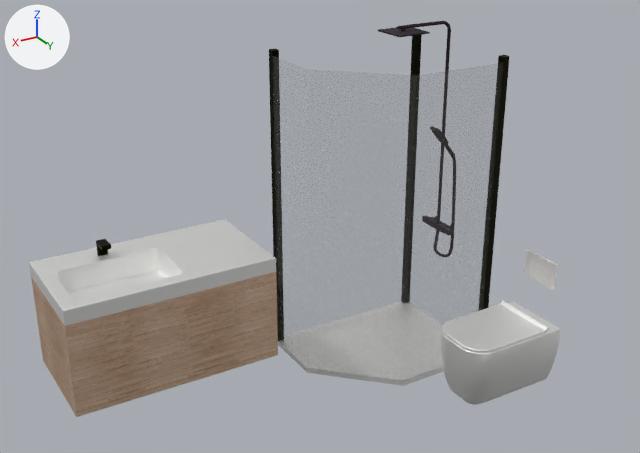
Before and after pictures for a commit that changed the glTF model public/3dmodels/bathroom-f2.glb.
One viewpoint serves both versions: a 50 mm lens placed at (2.03, 3.48, 2.84), pointed at (-0.07, -0.02, 1.09). The axes (+X, +Y, +Z) are drawn at upper left. The lights are the same throughout. The picture after the commit comes second. Where no turn or scale is listed for an object, it has been applied to the vertices. Vertices at exactly the same position are counted once.

The first picture shows 'Body1.001', 'Body2.001', 'Body3.001', 'Body4.001', 'Body5.001', 'douche-bar-1 (1)', 'douche-bar-2 (1)', 'douche-bar-3 (1)', 'douche-glass (1)', 'douche-ground (1)', 'faucet', 'sink', 'sink-box' and 2 more.
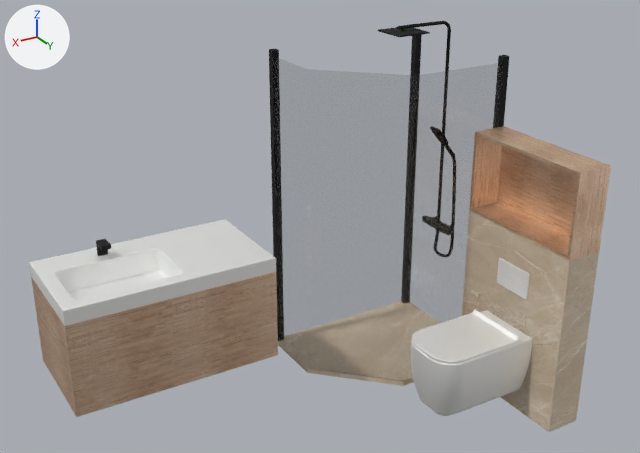
Commit message: fix second floor bathroom

Changed parts and their boxes [x1, y1, x2, y2] in the pictures (640 x 453 px):
'douche-glass (1)', recoloured, surface changed: [272, 56, 503, 381] in both
'Body17', added (beige): after [462, 211, 599, 432]
'sink', surface changed: [29, 219, 276, 326] in both
'Body18', added (brown): after [469, 126, 611, 261]
'Body1.001', surface changed, moved: before [441, 302, 560, 405]; after [410, 310, 533, 416]
'Body2.001', surface changed, moved: before [442, 300, 549, 353]; after [412, 309, 520, 364]
'douche-bar-3 (1)', recoloured (black to dark grey): [498, 55, 510, 127] in both
'Body3.001', surface changed, moved: before [524, 250, 558, 290]; after [497, 258, 530, 299]
'douche-ground (1)', surface changed, recoloured: [278, 341, 414, 386] in both
'douche-bar-2 (1)', recoloured (black to dark grey): [410, 35, 422, 75] in both
'faucet', recoloured: [96, 239, 111, 256] in both
'Body5.001', surface changed, moved: before [541, 266, 551, 279]; after [513, 275, 523, 288]
'Body4.001', surface changed, moved: before [530, 261, 540, 273]; after [502, 269, 512, 282]
part 1 of me_sink_box, surface changed: [31, 272, 278, 410] in both

Patch to the scene script:
```diff
--- a/public/3dmodels/bathroom-f2.glb.py
+++ b/public/3dmodels/bathroom-f2.glb.py
@@ mat_glass___frosted @@
 mat_glass___frosted = principled_material('Glass - Frosted')
-mat_glass___frosted.base_color = (0.443, 0.443, 0.437)  # grey #b2b2b1
+mat_glass___frosted.base_color = (0.264, 0.264, 0.261)  # grey #8c8c8c
 mat_glass___frosted.metallic = 1.0
-mat_glass___frosted.roughness = 1.0
-mat_glass___frosted.alpha = 0.1
+mat_glass___frosted.roughness = 0.0
+mat_glass___frosted.alpha = 0.14
@@ mat_abs__white @@
 mat_abs__white.metallic = 1.0
-mat_abs__white.roughness = 0.553
+mat_abs__white.roughness = 0.686
@@ me_douche_bar_1__1 @@
 me_douche_bar_1__1.from_pydata(...)  # 8 vertices, 12 faces; spans x -0.24..-0.2, y -0.78..-0.74, z 0.03..1.83
-me_douche_bar_1__1.materials.append(mat_abs__white___1)  # black #161600
+me_douche_bar_1__1.materials.append(mat_metal)  # dark grey #3c3c3c
@@ me_douche_bar_2__1 @@
 me_douche_bar_2__1.from_pydata(...)  # 8 vertices, 12 faces; spans x -1.2..-1.16, y -0.78..-0.74, z 0.03..1.83
-me_douche_bar_2__1.materials.append(mat_abs__white___1)  # black #161600
+me_douche_bar_2__1.materials.append(mat_metal)  # dark grey #3c3c3c
@@ me_douche_bar_3__1 @@
 me_douche_bar_3__1.from_pydata(...)  # 8 vertices, 12 faces; spans x -1.2..-1.16, y -0.02..0.03, z 0.03..1.83
-me_douche_bar_3__1.materials.append(mat_abs__white___1)  # black #161600
+me_douche_bar_3__1.materials.append(mat_metal)  # dark grey #3c3c3c
@@ me_douche_ground__1 @@
 me_douche_ground__1.from_pydata(...)  # 10 vertices, 16 faces; spans x -1.2..-0.2, y -0.775..0.025, z 0.0..0.03
-me_douche_ground__1.materials.append(mat_abs__white)  # white #fbfbfa
+me_douche_ground__1.materials.append(mat_tiles)  # picture img_beige_tiles
@@ me_faucet @@
 me_faucet.from_pydata(...)  # 80 vertices, 156 faces; spans x 0.825..0.875, y -0.68..-0.59, z 0.9..0.98
-me_faucet.materials.append(mat_abs__white___1)  # black #161600
+me_faucet.materials.append(mat_metal)  # dark grey #3c3c3c
@@ me_sink_box @@
 me_sink_box.from_pydata(...)  # 80 vertices, 156 faces; spans x 0.1..1.2, y -0.775..-0.175, z 0.32..0.82
+# me_sink_box part 1: texture (UV) coordinates of 156 of 156 faces, centred in x 0.1..1.2, y -0.775..-0.175, z 0.32..0.82, changed; they spanned u 0.0..0.85, v 0.0..1.0 and now span u 0.0..0.8, v 0.0..1.0
 me_sink_box.materials.append(mat_3d_oak___glossy)
@@ ob_body1_001 @@
 ob_body1_001 = bpy.data.objects.new('Body1.001', me_body1_001)
-ob_body1_001.location = (-0.849, 0.409, 0.1)
+ob_body1_001.location = (-0.649, 0.409, 0.1)
@@ ob_body2_001 @@
 ob_body2_001 = bpy.data.objects.new('Body2.001', me_body2_001)
-ob_body2_001.location = (-0.849, 0.409, 0.1)
+ob_body2_001.location = (-0.649, 0.409, 0.1)
@@ ob_body3_001 @@
 ob_body3_001 = bpy.data.objects.new('Body3.001', me_body3_001)
-ob_body3_001.location = (-0.849, 0.409, 0.1)
+ob_body3_001.location = (-0.649, 0.409, 0.1)
@@ ob_body4_001 @@
 ob_body4_001 = bpy.data.objects.new('Body4.001', me_body4_001)
-ob_body4_001.location = (-0.849, 0.409, 0.1)
+ob_body4_001.location = (-0.649, 0.409, 0.1)
@@ ob_body5_001 @@
 ob_body5_001 = bpy.data.objects.new('Body5.001', me_body5_001)
-ob_body5_001.location = (-0.849, 0.409, 0.1)
+ob_body5_001.location = (-0.649, 0.409, 0.1)
@@ ob_body18 @@
+ob_body18 = bpy.data.objects.new('Body18', me_body18)  # 16 vertices, 28 faces; spans x -1.2..-1.0, y 0.025..0.775, z 1.0..1.45; in mat_3d_oak___glossy (picture img_wood)
+ob_body18.location = (0.0, 0.0, 0.0)
@@ ob_body17 @@
+ob_body17 = bpy.data.objects.new('Body17', me_body17)  # a box spanning x -1.2..-1.0, y 0.025..0.775, z 0.0..1.0; in mat_tiles (picture img_beige_tiles)
+ob_body17.location = (0.0, 0.0, 0.0)
```
